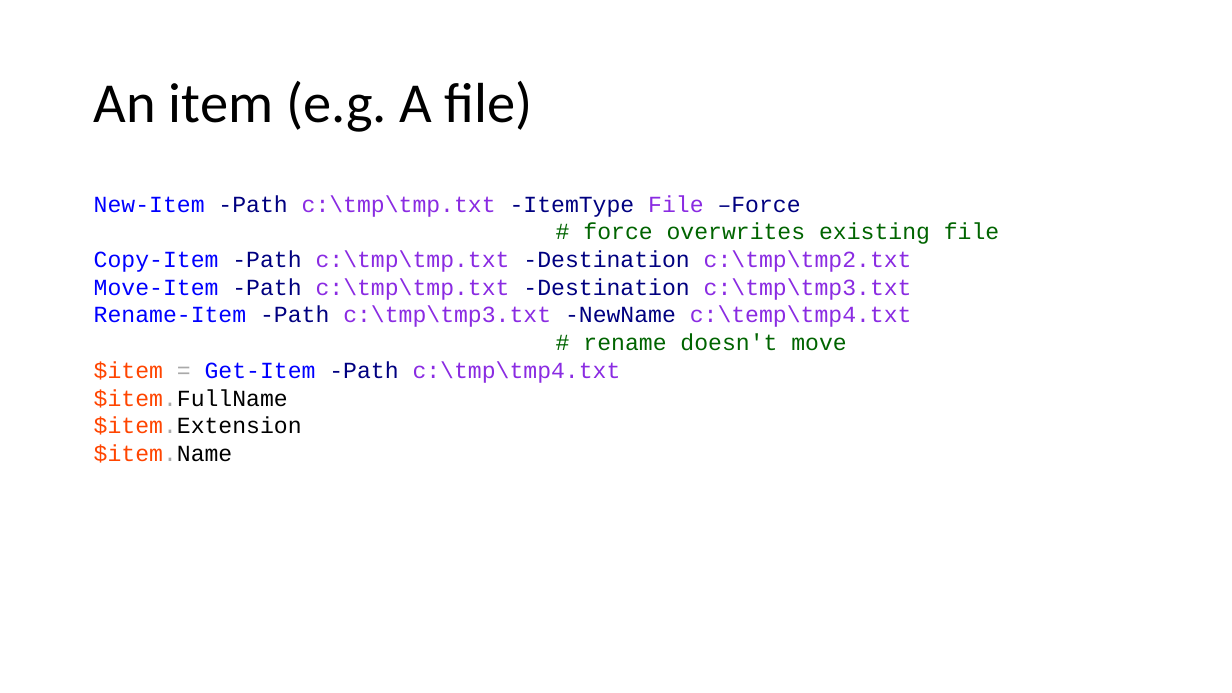
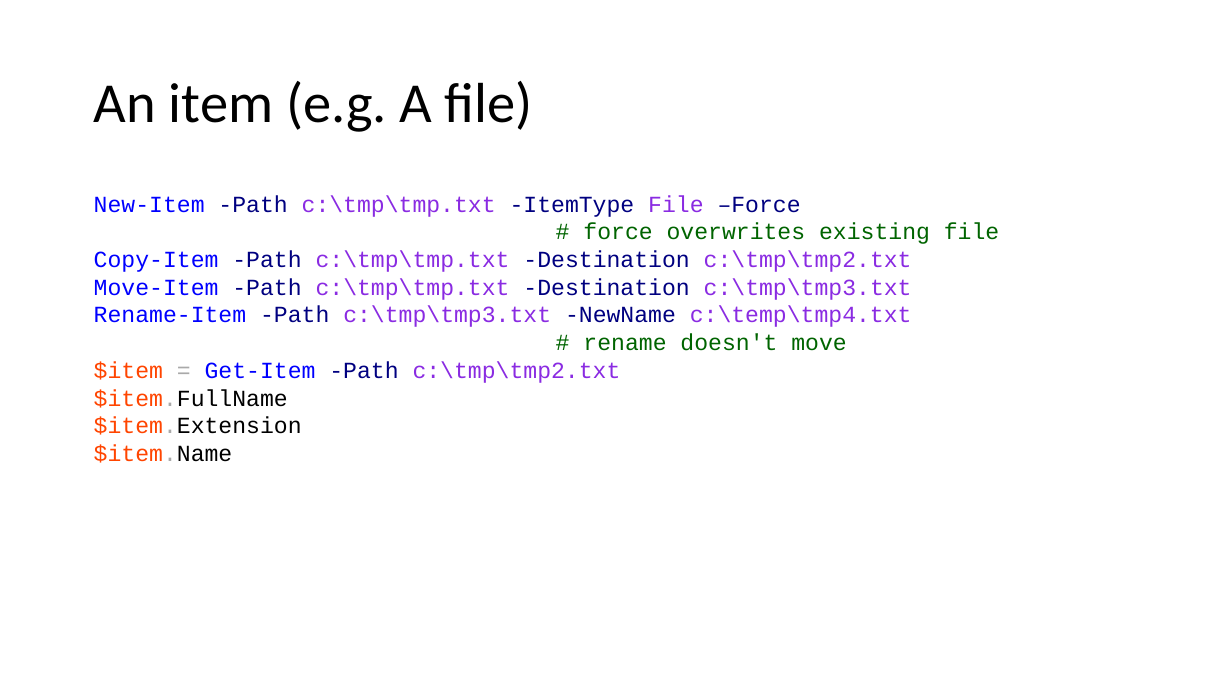
Before and after one commit to mjochen/PS-Technologies, a slide deck: slide 13 of The_navigation_model/The navigation model.pptx (slide 12 before the commit). Drawn at 1232x693 pixels with LibreOffice and Linux fonts; fonts in the diff are those of the drawing. Boxes give left, top, right and bottom in pixels: in the first picture for what was removed or moved away, otherwise in the second. Text is boxed around its words. In the diff, an @@ line names an element or a change of style, - is before the commit and + after.

```diff
--- a/The_navigation_model/The navigation model.pptx
+++ b/The_navigation_model/The navigation model.pptx
@@ text at (94,361,621,383): text changed @@
-$item = Get-Item -Path c:\tmp\tmp4.txt
+$item = Get-Item -Path c:\tmp\tmp2.txt
```
Also in this commit, not shown: 2 other slides changed, 1 slide added, 2 other files.
